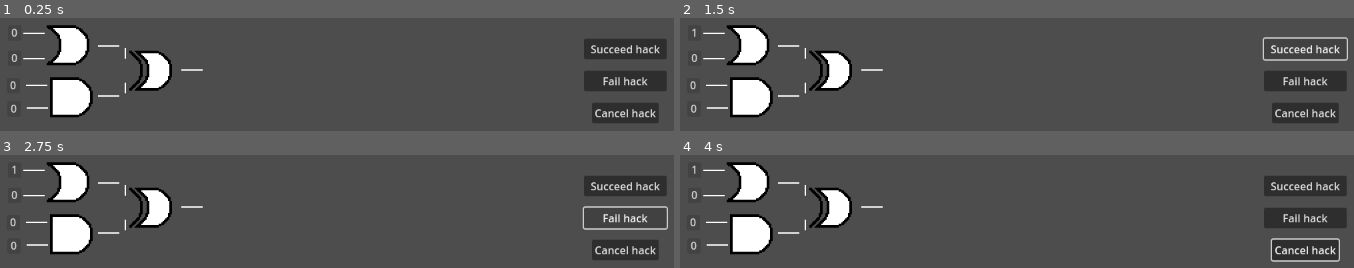
Above: before the commit, frames 1-4 (two rows, left to right).
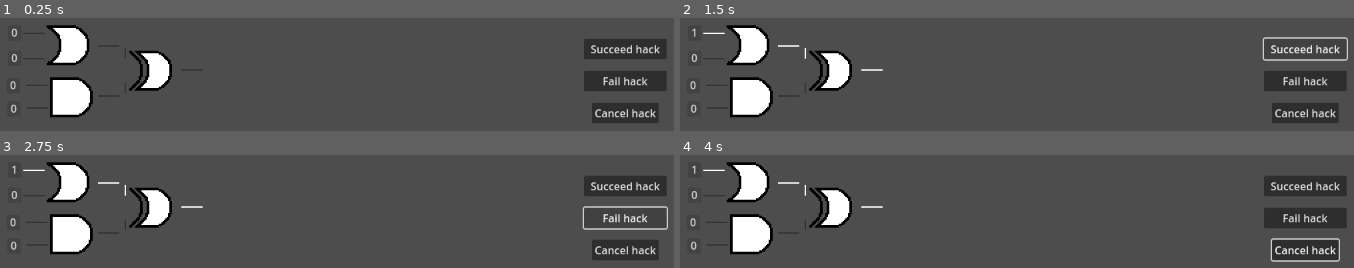
Above: after the commit, the same moments.

Repository: Black-Sheep-Studios/wire-hacking-robots
Game: Godot game, scene res://scenes/test/test_hack_scene.tscn
Two runs of this game, one before a commit and one after it. Both use one fixed random seed, a clock stepped at 60 frames per second and the inputs below. This scene is started directly instead of the project's main scene.
Inputs (mouse positions are in pixels of both pictures, inside the frame that each line leads up to):
- Up to frame 1 (0.25 s): no input
- Up to frame 2 (1.5 s): click (693, 32) at 0.52 s; click "Succeed hack" at 1.25 s
- Up to frame 3 (2.75 s): click "Fail hack" at 2 s
- Up to frame 4 (4 s): click "Cancel hack" at 2.75 s; move the mouse to (1185, 211) at 3.52 s; hold D (move_right) from 3.53 s (still down); tap E (secondary_action) at 3.6 s

The runs differ from the first frame. In frame 1, 0.5% of the frame differs, in the area x 3-31%, y 12-81%; in frame 2, 0.3%; in frame 3, 0.3%; in frame 4, 0.3%.
Error in both runs: Invalid call. Nonexistent function 'pop_scene' in base 'Nil'. (res://game/hack_scene.gd:23)

Commit message:
add intialization step to wirehack components to propagate starting state

Diff:
--- a/game/and_gate.gd
+++ /dev/null
@@ -1,8 +0,0 @@
-class_name ANDGate
-extends Component
-
-func _eval_logic() -> void:
-	var new_output = inputs.all( func(_input : Component) -> bool: return _input.output )
-	if new_output != output:
-		output = new_output
-		output_changed.emit()
--- a/game/component.gd
+++ /dev/null
@@ -1,16 +0,0 @@
-class_name Component
-extends Sprite2D
-
-signal output_changed
-
-@export var inputs: Array[Component]
-
-var output : bool = false
-
-# Called when the node enters the scene tree for the first time.
-func _ready() -> void:
-	for i in inputs:
-		i.output_changed.connect(_eval_logic)
-
-func _eval_logic() -> void:
-	pass
--- /dev/null
+++ b/game/components/and_gate.gd
@@ -0,0 +1,8 @@
+class_name ANDGate
+extends Component
+
+
+func _evaluate_state() -> bool:
+	return inputs.all(func(input: Component) -> bool:
+		return input.output
+	)
--- /dev/null
+++ b/game/components/component.gd
@@ -0,0 +1,34 @@
+class_name Component
+extends Sprite2D
+
+signal output_changed
+signal state_initialized
+
+@export var inputs: Array[Component]
+
+var output: bool
+
+
+func _ready() -> void:
+	for input: Component in inputs:
+		input.output_changed.connect(_upstream_changed)
+		input.state_initialized.connect(func() -> void:
+			_set_state(_evaluate_state())
+			state_initialized.emit()
+		)
+
+
+func _evaluate_state() -> bool:
+	push_error(name, " does not override _evaluate_state!")
+	return false
+
+
+func _set_state(new_state: bool) -> void:
+	output = new_state
+
+
+func _upstream_changed() -> void:
+	var new_state: bool = _evaluate_state()
+	if output != new_state:
+		_set_state(new_state)
+		output_changed.emit()
--- /dev/null
+++ b/game/components/logic_in.gd
@@ -0,0 +1,35 @@
+class_name LogicIn
+extends Component
+
+@onready var TxtLabel = $InputText
+@onready var InButton = $InputButton
+
+@export var initial_state: bool = false
+
+
+func _ready():
+	InButton.button_up.connect(_toggle_output)
+
+
+func initialize_state() -> void:
+	output = initial_state
+	state_initialized.emit()
+
+
+func _toggle_output() -> void:
+	_set_output(not output)
+	output_changed.emit()
+
+
+func _set_output(value: bool) -> void:
+	output = value
+	_update_text()
+
+
+func _update_text() -> void:
+	if output: TxtLabel.text = "1"
+	else: TxtLabel.text = "0"
+
+
+func _evaluate_state() -> bool:
+	return output
--- /dev/null
+++ b/game/components/or_gate.gd
@@ -0,0 +1,8 @@
+class_name ORGate
+extends Component
+
+
+func _evaluate_state() -> bool:
+	return inputs.any(func(input: Component) -> bool:
+		return input.output
+	)
--- /dev/null
+++ b/game/components/wire.gd
@@ -0,0 +1,25 @@
+class_name Wire
+extends Component
+
+
+func _ready() -> void:
+	super._ready()
+
+	if inputs.size() != 1:
+		push_warning("wire with bad configuration: ", get_path())
+
+
+func _evaluate_state() -> bool:
+	return inputs[0].output
+
+
+func _set_state(new_state: bool) -> void:
+	super._set_state(new_state)
+	_update_color()
+
+
+func _update_color():
+	if output:
+		self_modulate = Color(1.0, 1.0, 1.0)
+	else:
+		self_modulate = Color(0.2, 0.2, 0.2)
--- /dev/null
+++ b/game/components/xor_gate.gd
@@ -0,0 +1,11 @@
+class_name XORGate
+extends Component
+
+
+func _evaluate_state() -> bool:
+	var ones: int = 0
+	for input: Component in inputs:
+		if input.output:
+			ones += 1
+
+	return ones % 2 == 1
--- a/game/logic_in.gd
+++ /dev/null
@@ -1,22 +0,0 @@
-class_name LogicIn
-extends Component
-
-@onready var TxtLabel = $InputText
-@onready var InButton = $InputButton
-
-@export var initial_state : bool = false
-
-func _ready():
-	InButton.button_up.connect(_toggle_button)
-	output = initial_state
-	_update_text()
-	output_changed.emit()
-
-func _toggle_button() -> void:
-	output = !output
-	_update_text()
-	output_changed.emit()
-
-func _update_text() -> void:
-	if output: TxtLabel.text = "1"
-	else: TxtLabel.text = "0"
--- a/game/or_gate.gd
+++ /dev/null
@@ -1,8 +0,0 @@
-class_name ORGate
-extends Component
-
-func _eval_logic() -> void:
-	var new_output = inputs.any( func(_input : Component) -> bool: return _input.output )
-	if new_output != output:
-		output = new_output
-		output_changed.emit()
--- a/game/wire.gd
+++ /dev/null
@@ -1,23 +0,0 @@
-class_name Wire
-extends Component
-
-# Called when the node enters the scene tree for the first time.
-func _ready() -> void:
-	super._ready()
-	if inputs.size() != 1:
-		push_warning("wire with bad configuration!")
-	inputs[0].output_changed.connect(_eval_logic)
-	_eval_logic()
-
-func _eval_logic() -> void:
-	var new_output = inputs[0].output
-	if new_output != output:
-		output = new_output
-		_update_color()
-		output_changed.emit()
-
-func _update_color():
-	if output:
-		self_modulate = Color(1.0, 1.0, 1.0)
-	else:
-		self_modulate = Color(0.2, 0.2, 0.2)
--- a/game/wirehack_scene.gd
+++ b/game/wirehack_scene.gd
@@ -2,11 +2,18 @@
 extends HackScene
 
 
-# Called when the node enters the scene tree for the first time.
-func _ready():
-	pass # Replace with function body.
+func _ready() -> void:
+	_initialize_components()
 
 
-# Called every frame. 'delta' is the elapsed time since the previous frame.
-func _process(delta):
-	pass
+func _initialize_components() -> void:
+	for input: LogicIn in _all_logic_inputs():
+		input.initialize_state()
+
+
+func _all_logic_inputs() -> Array[LogicIn]:
+	var logic_ins: Array[LogicIn] = []
+	for child in get_children():
+		if child is LogicIn:
+			logic_ins.append(child)
+	return logic_ins
--- a/game/xor_gate.gd
+++ /dev/null
@@ -1,12 +0,0 @@
-class_name XORGate
-extends Component
-
-func _eval_logic() -> void:
-	var ones = 0
-	for i in inputs:
-		if i.output:
-			ones += 1
-	var new_output : bool = ( ones % 2 == 1 )
-	if new_output != output:
-		output = new_output
-		output_changed.emit()
--- a/scenes/components/and_gate.tscn
+++ b/scenes/components/and_gate.tscn
@@ -1,7 +1,7 @@
 [gd_scene load_steps=3 format=3 uid="uid://5sibujrnogmh"]
 
 [ext_resource type="Texture2D" uid="uid://mp6327r0moqh" path="res://assets/graphics/AND.png" id="1_g1bg3"]
-[ext_resource type="Script" path="res://game/and_gate.gd" id="1_jf48q"]
+[ext_resource type="Script" path="res://game/components/and_gate.gd" id="1_jf48q"]
 
 [node name="AndGate" type="Sprite2D"]
 texture_filter = 1
--- a/scenes/components/logic_in.tscn
+++ b/scenes/components/logic_in.tscn
@@ -1,6 +1,6 @@
 [gd_scene load_steps=2 format=3 uid="uid://bq0r6dpjumyjn"]
 
-[ext_resource type="Script" path="res://game/logic_in.gd" id="1_lk6hf"]
+[ext_resource type="Script" path="res://game/components/logic_in.gd" id="1_lk6hf"]
 
 [node name="LogicIn" type="Sprite2D"]
 script = ExtResource("1_lk6hf")
--- a/scenes/components/or_gate.tscn
+++ b/scenes/components/or_gate.tscn
@@ -1,6 +1,6 @@
 [gd_scene load_steps=3 format=3 uid="uid://dqb6jl6hj0wk4"]
 
-[ext_resource type="Script" path="res://game/or_gate.gd" id="1_aivr7"]
+[ext_resource type="Script" path="res://game/components/or_gate.gd" id="1_aivr7"]
 [ext_resource type="Texture2D" uid="uid://d1wvcinmjjr06" path="res://assets/graphics/OR.png" id="1_pvojl"]
 
 [node name="OrGate" type="Sprite2D"]
--- a/scenes/components/wire.tscn
+++ b/scenes/components/wire.tscn
@@ -1,6 +1,6 @@
 [gd_scene load_steps=3 format=3 uid="uid://ce7vb6mxloa4k"]
 
-[ext_resource type="Script" path="res://game/wire.gd" id="1_onsib"]
+[ext_resource type="Script" path="res://game/components/wire.gd" id="1_onsib"]
 [ext_resource type="Texture2D" uid="uid://co2bfytab3wrl" path="res://assets/graphics/wire.png" id="1_xv650"]
 
 [node name="Wire" type="Sprite2D"]
--- a/scenes/components/xor_gate.tscn
+++ b/scenes/components/xor_gate.tscn
@@ -1,7 +1,7 @@
 [gd_scene load_steps=3 format=3 uid="uid://dhukyh0heob0b"]
 
 [ext_resource type="Texture2D" uid="uid://dh16vltlqdp8b" path="res://assets/graphics/XOR.png" id="1_4qw3s"]
-[ext_resource type="Script" path="res://game/xor_gate.gd" id="1_riju4"]
+[ext_resource type="Script" path="res://game/components/xor_gate.gd" id="1_riju4"]
 
 [node name="XOrGate" type="Sprite2D"]
 texture_filter = 1
--- a/scenes/test/test_hack_scene.tscn
+++ b/scenes/test/test_hack_scene.tscn
@@ -1,6 +1,6 @@
 [gd_scene load_steps=8 format=3 uid="uid://du5i0mh3mkwuq"]
 
-[ext_resource type="Script" path="res://game/hack_scene.gd" id="1_jk2s7"]
+[ext_resource type="Script" path="res://game/wirehack_scene.gd" id="1_4crut"]
 [ext_resource type="Script" path="res://game/player/player_hack_controller.gd" id="2_qo8v3"]
 [ext_resource type="PackedScene" uid="uid://bq0r6dpjumyjn" path="res://scenes/components/logic_in.tscn" id="3_4o883"]
 [ext_resource type="PackedScene" uid="uid://ce7vb6mxloa4k" path="res://scenes/components/wire.tscn" id="4_a0egx"]
@@ -9,7 +9,7 @@
 [ext_resource type="PackedScene" uid="uid://dhukyh0heob0b" path="res://scenes/components/xor_gate.tscn" id="7_f7ei1"]
 
 [node name="TestHackScene" type="CanvasLayer"]
-script = ExtResource("1_jk2s7")
+script = ExtResource("1_4crut")
 
 [node name="PlayerHackController" type="Node" parent="."]
 script = ExtResource("2_qo8v3")
